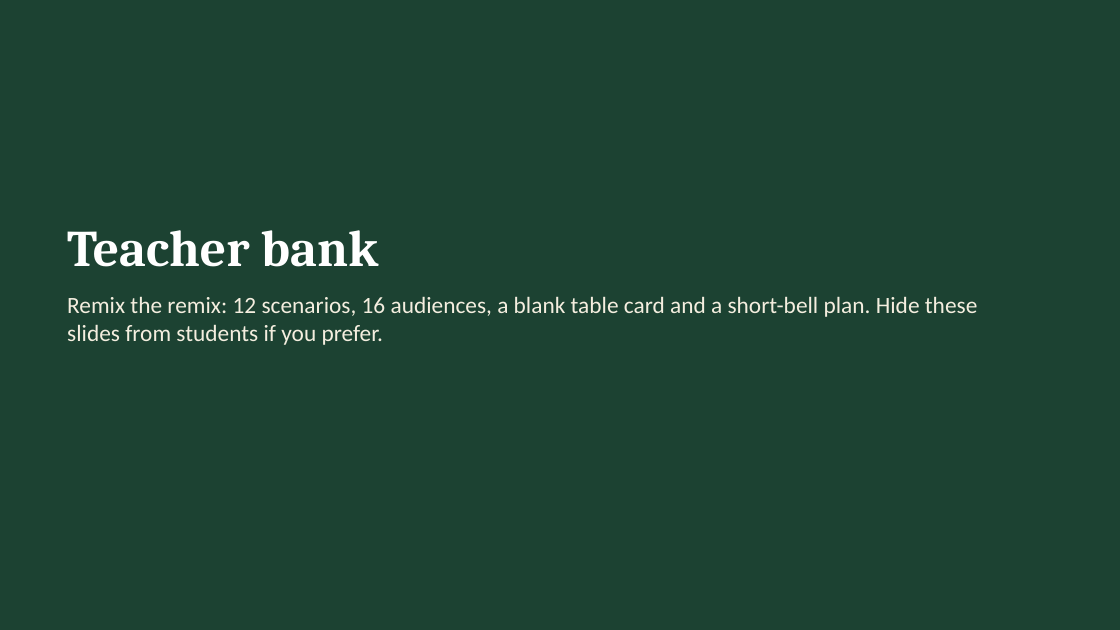
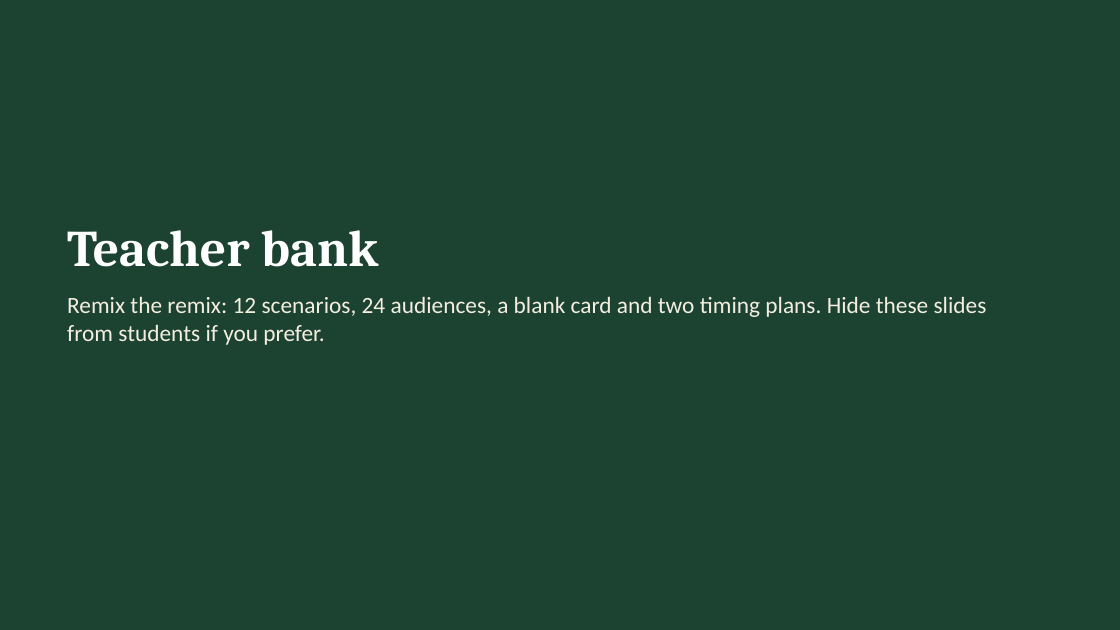
Before and after one commit to bookfairshit/Unit-2.2-Informational-Text, a slide deck: slide 21 of lumio/rhetoric-remix-nov-12.pptx (slide 19 before the commit). Drawn at 1120x630 pixels with LibreOffice and Linux fonts; fonts in the diff are those of the drawing. Boxes give left, top, right and bottom in pixels: in the first picture for what was removed or moved away, otherwise in the second. Text is boxed around its words. In the diff, an @@ line names an element or a change of style, - is before the commit and + after.

```diff
--- a/lumio/rhetoric-remix-nov-12.pptx
+++ b/lumio/rhetoric-remix-nov-12.pptx
@@ text at (x1=67, y1=296, x2=987, y2=345): text changed @@
-Remix the remix: 12 scenarios, 16 audiences, a blank table card and a short-bell plan. Hide these slides from students if you prefer.
+Remix the remix: 12 scenarios, 24 audiences, a blank card and two timing plans. Hide these slides from students if you prefer.
```
Also in this commit, not shown: 14 other slides changed, 7 slides added, 4 slides removed, 1 other file.
